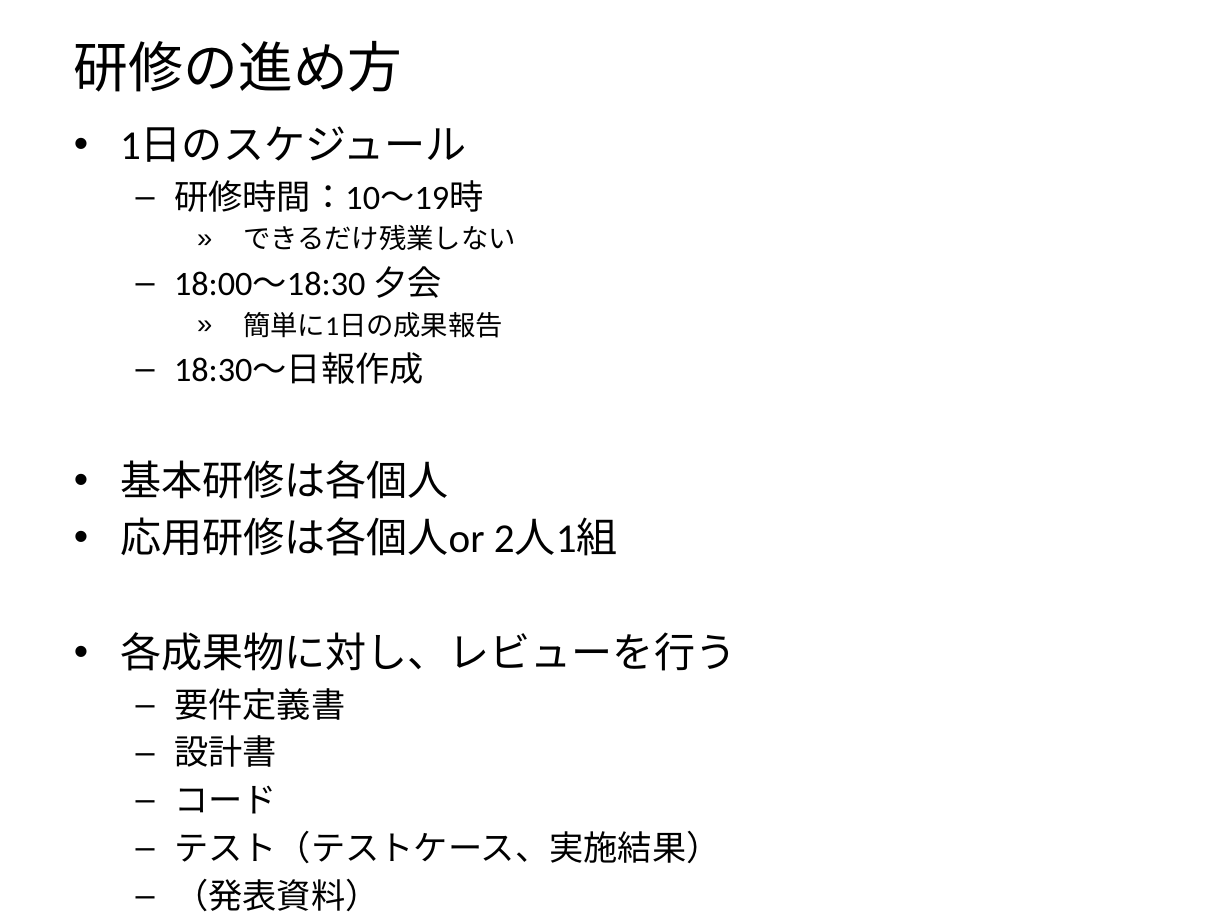
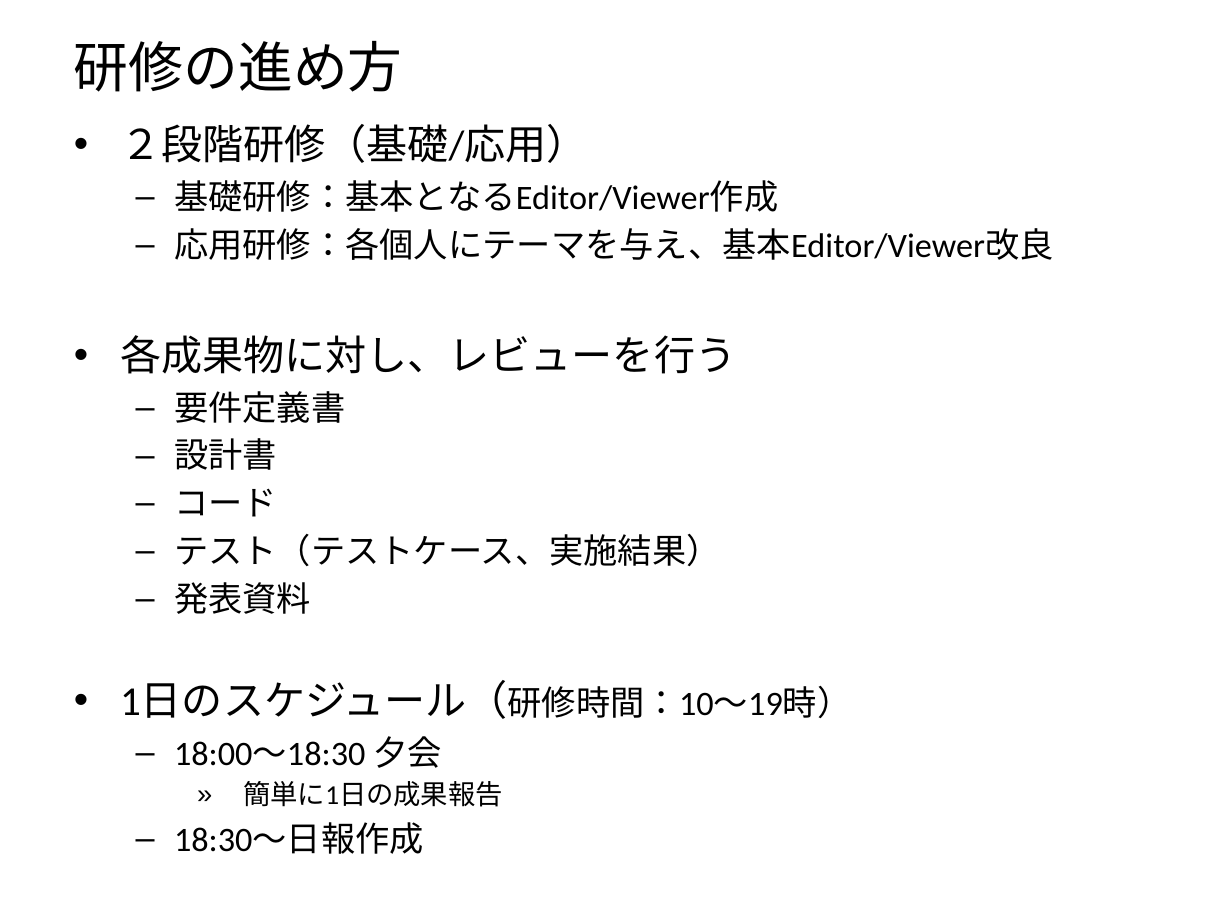
Before and after one commit to N-Saito/Training, a slide deck: slide 4 of 新人研修.pptx. Drawn at 1232x924 pixels with LibreOffice and Linux fonts; fonts in the diff are those of the drawing. Boxes give left, top, right and bottom in pixels: in the first picture for what was removed or moved away, otherwise in the second. Text is boxed around its words. In the diff, an @@ line names an element or a change of style, - is before the commit and + after.

```diff
--- a/新人研修.pptx
+++ b/新人研修.pptx
@@ text at (x1=120, y1=124, x2=1054, y2=260): text changed @@
-• 1日のスケジュール
-  – 研修時間：10～19時
-    » できるだけ残業しない
-  – 18:00～18:30 夕会
-    » 簡単に1日の成果報告
-  – 18:30～日報作成
-• 基本研修は各個人
-• 応用研修は各個人or 2人1組
+• ２段階研修（基礎/応用）
+  – 基礎研修：基本となるEditor/Viewer作成
+  – 応用研修：各個人にテーマを与え、基本Editor/Viewer改良
@@ text at (x1=120, y1=582, x2=852, y2=854): text changed @@
-  – （発表資料）
+  – 発表資料
+• 1日のスケジュール（研修時間：10～19時）
+  – 18:00～18:30 夕会
+    » 簡単に1日の成果報告
+  – 18:30～日報作成
```
Also in this commit, not shown: 6 other slides changed, 3 slides removed.
